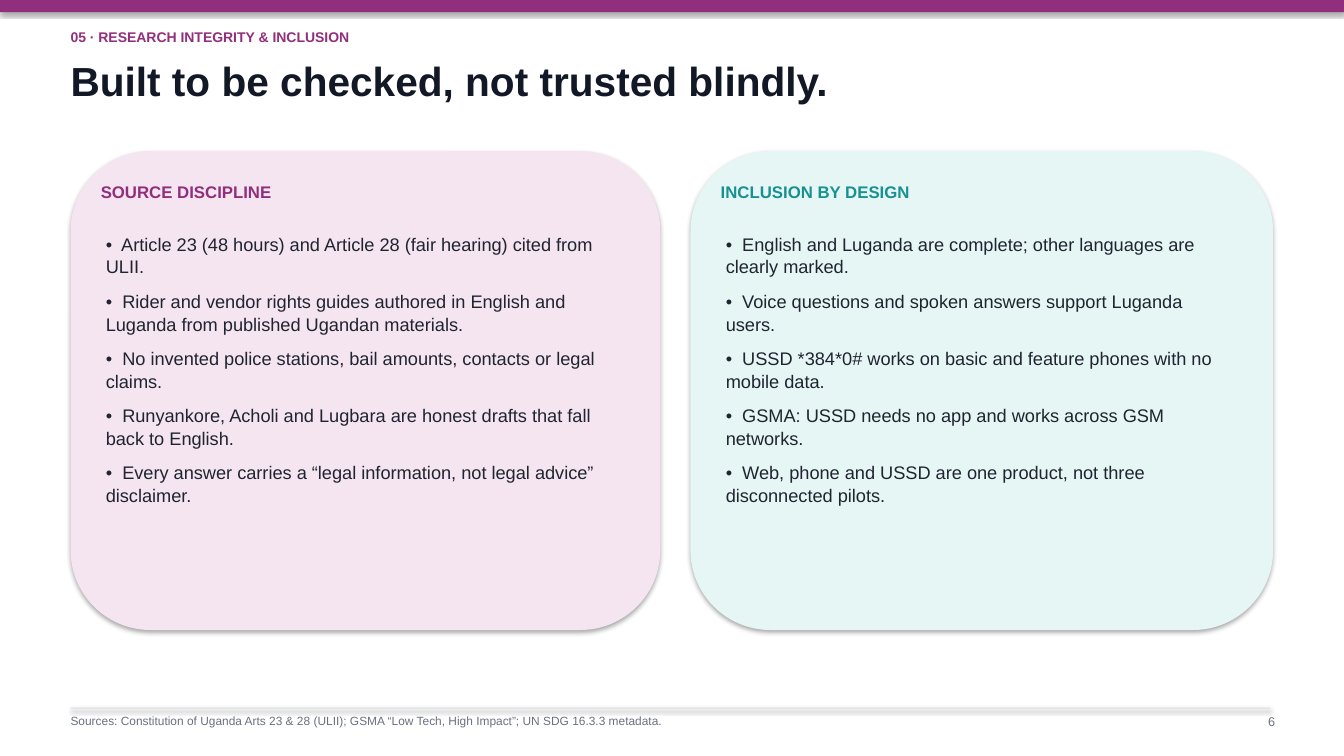
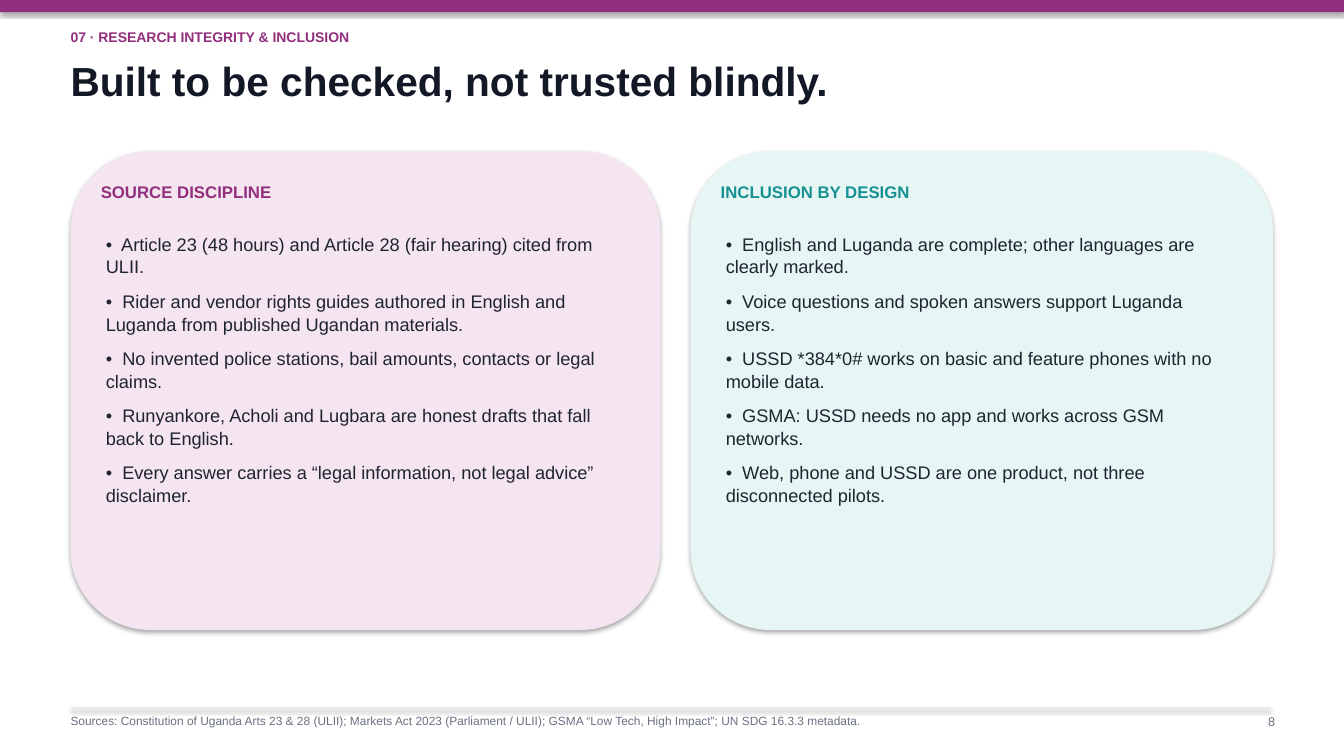
Before and after one commit to kamushabeampulira-afk/legalbridge-uganda, a slide deck: slide 8 of presentation/LegalBridge_Judge_Deck.pptx (slide 6 before the commit). Drawn at 1344x756 pixels with LibreOffice and Linux fonts; fonts in the diff are those of the drawing. Boxes give left, top, right and bottom in pixels: in the first picture for what was removed or moved away, otherwise in the second. Text is boxed around its words. In the diff, an @@ line names an element or a change of style, - is before the commit and + after.

Commit message:
Add two sourced market vendor slides to judge deck

```diff
--- a/presentation/LegalBridge_Judge_Deck.pptx
+++ b/presentation/LegalBridge_Judge_Deck.pptx
@@ text at (71,32,350,42): text changed @@
-05 · RESEARCH INTEGRITY & INCLUSION
+07 · RESEARCH INTEGRITY & INCLUSION
@@ text at (71,716,860,728): text changed @@
-Sources: Constitution of Uganda Arts 23 & 28 (ULII); GSMA “Low Tech, High Impact”; UN SDG 16.3.3 metadata.
+Sources: Constitution of Uganda Arts 23 & 28 (ULII); Markets Act 2023 (Parliament / ULII); GSMA “Low Tech, High Impact”; UN SDG 16.3.3 metadata.
```
Also in this commit, not shown: 2 other slides changed, 2 slides added, 4 other files.
